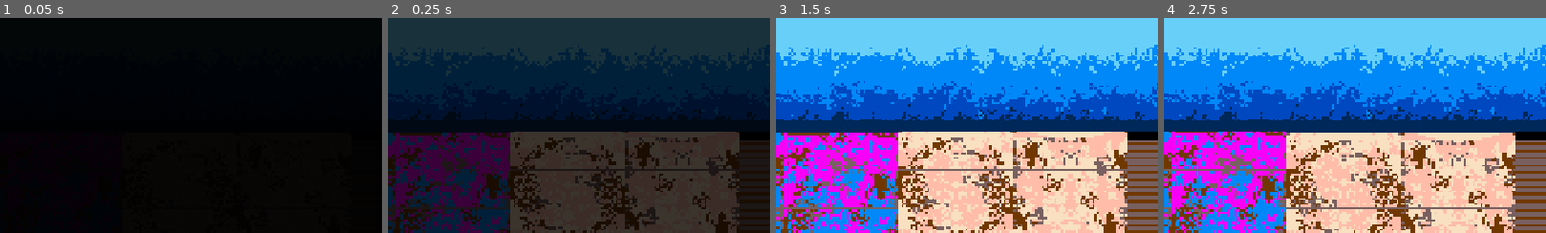
Above: before the commit, frames 1-4 (left to right).
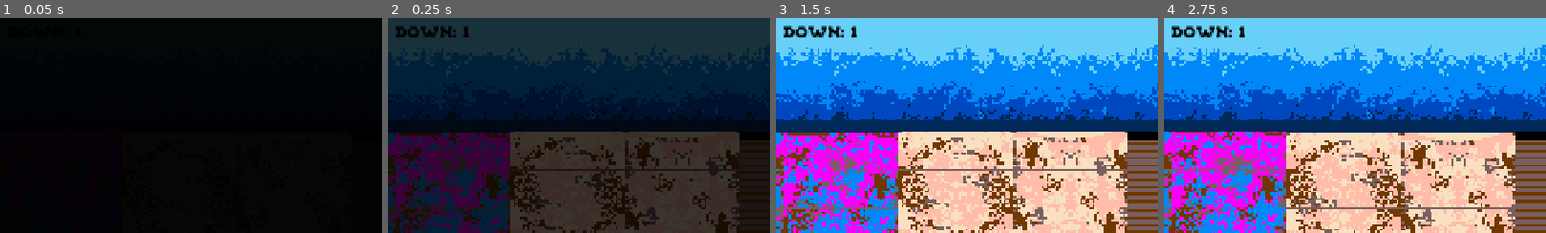
Above: after the commit, the same moments.

Repository: zlounsberry/LD57-Compoats
Game: Godot game, scene res://scenes/world.tscn
Same seed, same stepped clock (60 frames per second), same inputs: the game is played once before the commit and once after it.
Inputs:
- Up to frame 1 (0.05 s): no input
- Up to frame 2 (0.25 s): no input
- Up to frame 3 (1.5 s): hold Up (ui_up) 0.53-1.28 s; hold Space (throw) 0.53-1.28 s; tap Space (throw) at 1.35 s
- Up to frame 4 (2.75 s): hold Up (ui_up) from 2.03 s (still down); hold Space (throw) from 2.03 s (still down)
The pictures show only the part of the screen within x 34-84%, y 0-50%; the shares and areas given below are measured in that part.

The runs differ from the first frame. In frame 2, 0.5% of the frame differs, in the area x 2-22%, y 3-9%; in frame 3, 0.7%, in the area x 2-22%, y 3-10%; in frame 4, 0.7%.

Commit message:
game progresses through 3 rounds

Diff:
--- a/ld57-oats/scenes/world.tscn
+++ b/ld57-oats/scenes/world.tscn
@@ -117,7 +117,16 @@
 offset_bottom = 37.0
 theme = ExtResource("3_k0juu")
 theme_override_colors/font_color = Color(0, 0, 0, 1)
-text = "RIGHT:"
+text = "EYES:"
+
+[node name="Down" type="Label" parent="UI"]
+offset_left = 448.0
+offset_top = 14.0
+offset_right = 575.0
+offset_bottom = 39.0
+theme = ExtResource("3_k0juu")
+theme_override_colors/font_color = Color(0, 0, 0, 1)
+text = "DOWN:"
 
 [node name="ColorRect" type="ColorRect" parent="UI"]
 offset_left = -32.0
--- a/ld57-oats/scripts/camera.gd
+++ b/ld57-oats/scripts/camera.gd
@@ -1,16 +1,14 @@
 extends Camera2D
 
-# Public variables
-var shake_intensity : float = 10.0 # The initial shake intensity
-var shake_duration : float = 0.5   # Duration of the shake
-var shake_decay : float = 0.1      # Decay speed of the shake
+# Just hardcoding the variables for now
+@onready var shake_intensity: float = 10.0
+@onready var shake_duration: float = 0.5
+@onready var shake_decay: float = 0.1
+@onready var is_shaking: bool = false
+@onready var shake_time: float = 0.0
+@onready var shake_offset: Vector2 = Vector2.ZERO
 
-# Private variables
-var is_shaking : bool = false
-var shake_time : float = 0.0
-var shake_offset : Vector2 = Vector2.ZERO
 
-# Update the shake effect each frame
 func _process(delta: float) -> void:
 	if is_shaking:
 		shake_time -= delta
@@ -18,15 +16,13 @@
 			is_shaking = false
 			offset = Vector2.ZERO
 		else:
-			# Randomize the shake offset
 			shake_offset = Vector2(randf_range(-shake_intensity, shake_intensity), randf_range(-shake_intensity, shake_intensity))
-			# Gradually reduce the shake intensity over time
 			shake_intensity -= shake_decay * delta
 			offset = shake_offset
 	else:
 		offset = Vector2.ZERO
 
-# Public function to trigger the camera shake
+
 func start_shake(intensity: float = 3.0, duration: float = 1.0, decay: float = 0.1) -> void:
 	shake_intensity = intensity
 	shake_duration = duration
--- a/ld57-oats/scripts/globals.gd
+++ b/ld57-oats/scripts/globals.gd
@@ -1,17 +1,21 @@
 extends Node
 
+const MAX_ROUNDS: int = 2
 const LEVEL_DICTIONARY: Dictionary = {
 	0: {
 		"starting_x_position": 1000.0,
 		"defense_timer": 6.0,
+		"correction_factor": 1.0,
 	},
 	1: {
 		"starting_x_position": 550.0,
 		"defense_timer": 5.0,
+		"correction_factor": 0.65,
 	},
 	2: {
 		"starting_x_position": 250.0,
 		"defense_timer": 3.0,
+		"correction_factor": 0.35,
 	}
 }
 
--- a/ld57-oats/scripts/linebacker.gd
+++ b/ld57-oats/scripts/linebacker.gd
@@ -15,7 +15,6 @@
 func run_anim(move_towards: Vector2) -> void:
 	$AnimatedSprite2D.play("run")
 	var tween = get_tree().create_tween().set_ease(Tween.EASE_IN).set_trans(Tween.TRANS_LINEAR)
-	#tween.add_to_group("tween")
 	tween.tween_property(self, "position", move_towards, 5.0)
 
 
--- a/ld57-oats/scripts/wideout.gd
+++ b/ld57-oats/scripts/wideout.gd
@@ -9,7 +9,7 @@
 
 @export var speed: float = 0.0 # Start at 0 and take off when the play starts
 @export var caught_ball: bool = false
-@export var eye_adjustment_value: float = 0.0
+
 
 @onready var shader_updating: bool = true
 @onready var speed_range: Vector2 = Vector2(40.0, 80.0)
@@ -57,8 +57,8 @@
 	if x_diff_from_start <= 0:
 		return
 	if blur_strength > 0:
-		blur_strength -= abs((x_diff_from_start / (7500 + (7500 * eye_adjustment_value)))) # Hardcode for now
+		blur_strength -= (0.05 / Globals.LEVEL_DICTIONARY[Globals.current_level]["correction_factor"])
 	shader_material.set_shader_parameter("blur_strength", blur_strength)
-	if blur_strength <= 0.60:
-		opacity_strength += abs((x_diff_from_start / (200 + (200 * eye_adjustment_value)))) # Hardcode for now
+	if blur_strength <= 0.40:
+		opacity_strength += (0.025 / Globals.LEVEL_DICTIONARY[Globals.current_level]["correction_factor"])
 	shader_material.set_shader_parameter("opacity_reduction", opacity_strength)
--- a/ld57-oats/scripts/world.gd
+++ b/ld57-oats/scripts/world.gd
@@ -13,9 +13,13 @@
 
 
 func _ready():
+	if Globals.current_level > Globals.MAX_ROUNDS:
+		print("YOU WIN")
+		return
 	eye_adjustment = randf_range(-2.0, 2.0)
 	_update_play()
 	$UI/Adjustment.text = str("EYESIGHT: ", round(eye_adjustment))
+	$UI/Down.text = str("DOWN: ", current_play_count)
 	$UI/AnimationPlayer.play("fade_in")
 
 
@@ -41,7 +45,6 @@
 				play_child.get_node("Wideout").speed_range.y
 			)
 			play_child.get_node("Wideout/ShaderIncrement").start()
-			play_child.get_node("Wideout").eye_adjustment_value = eye_adjustment
 		$Sounds/Hike.play()
 		for linebacker in get_tree().get_nodes_in_group("linebacker"):
 			linebacker.get_node("Timeout").start() # Stop the play from breaking down once the ball is thrown
@@ -69,9 +72,6 @@
 
 func _fail_state():
 	$Camera2D.start_shake()
-	if current_play_count > 4:
-		print("rond over")
-		return
 	current_play_count += 1
 	Engine.time_scale = 1.0
 	$UI/AnimationPlayer.play("fade_out")
@@ -91,10 +91,8 @@
 		Globals.current_level += 1
 		get_tree().reload_current_scene()
 	else:
-		if current_play_count > 4:
-			print("rond over")
-			return
 		current_play_count += 1
+		Globals.current_x_position = new_position
 		_update_play()
 		$UI/AnimationPlayer.play("fade_in")
 		await $UI/AnimationPlayer.animation_finished
@@ -103,6 +101,10 @@
 func _update_play():
 	if not is_inside_tree():
 		return # this should avoid null group call for the next line
+
+	if current_play_count > 4:
+		print("rond over")
+		return
 	for play_child in get_tree().get_nodes_in_group("play"):
 		play_child.queue_free()
 	var new_play = PLAY.instantiate()
@@ -112,11 +114,14 @@
 		Globals.current_x_position = new_play.position.x
 	else:
 		new_play.position = Vector2(Globals.current_x_position, PLAY_Y_POSITION)
+	$UI/Down.text = str("DOWN: ", current_play_count)
 	new_play.ball_caught.connect(_on_play_ball_caught)
 	new_play.wideout_oob.connect(_on_play_wideout_oob)
 	new_play.wideout_td.connect(_on_play_wideout_td)
 	new_play.qb_sacked.connect(_on_play_qb_sacked)
 	new_play.qb_threw_ball.connect(_on_play_qb_threw_ball)
+	for linebacker_child in get_tree().get_nodes_in_group("linebacker"):
+		linebacker_child.timer_increment = Globals.LEVEL_DICTIONARY[Globals.current_level]["defense_timer"]
 	is_throwing = false # reset play states
 	has_thrown = false # reset play states
 	play_started = false # reset play states
@@ -149,7 +154,7 @@
 		play_child.get_node("Ball").get_caught()
 	var catch_position: float
 	for wideout_child in get_tree().get_nodes_in_group("wideout"):
-		catch_position = wideout_child.position.x
+		catch_position = wideout_child.global_position.x
 	_success_state(false, catch_position)
 
 
